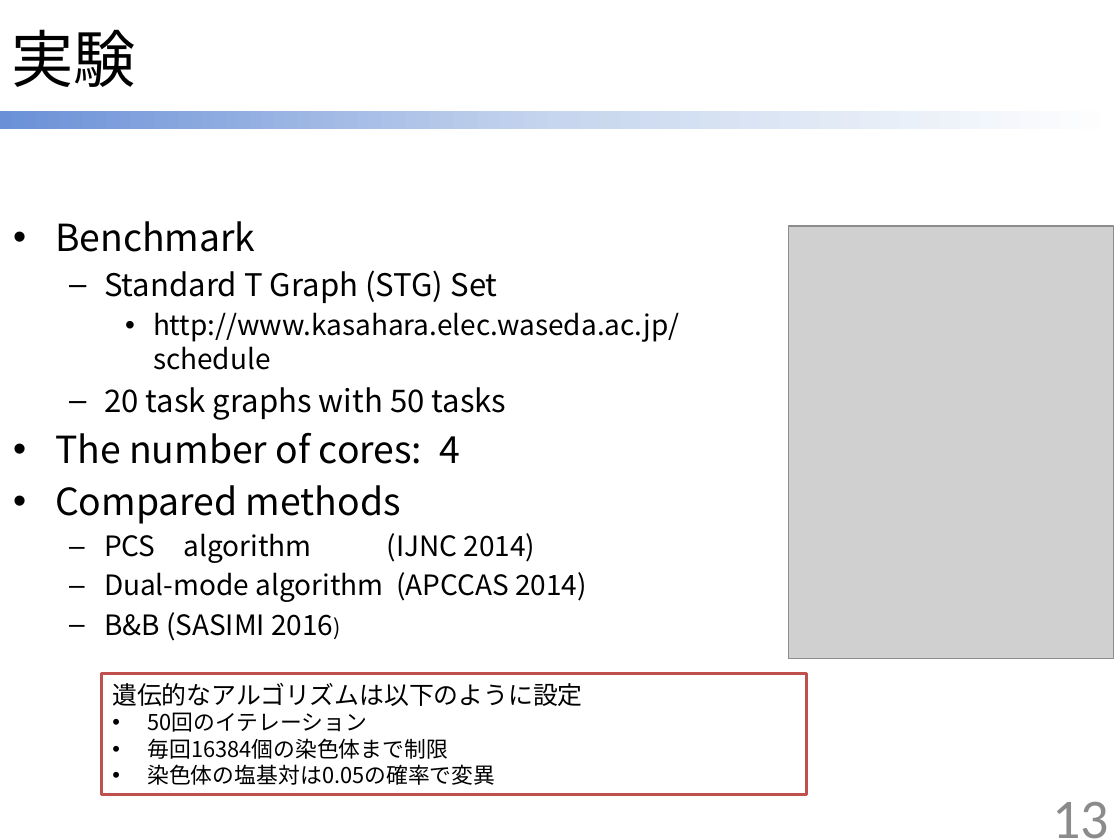
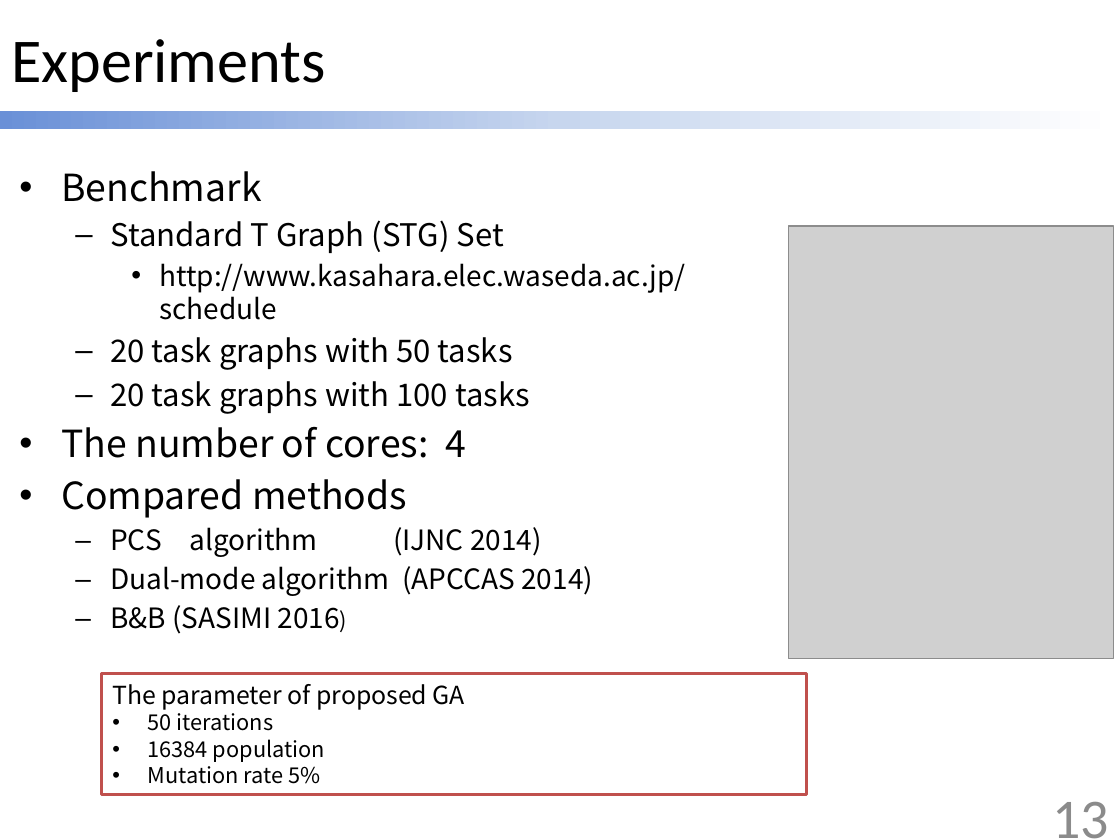
Before and after one commit to scomup/Genetic_Scheduler, a slide deck: slide 13 of ppt.pptx. Drawn at 1120x840 pixels with LibreOffice and Linux fonts; fonts in the diff are those of the drawing; grey boxes stand for pictures. Boxes give left, top, right and bottom in pixels: in the first picture for what was removed or moved away, otherwise in the second. Text is boxed around its words. In the diff, an @@ line names an element or a change of style, - is before the commit and + after.

```diff
--- a/ppt.pptx
+++ b/ppt.pptx
@@ title at box(11, 39, 325, 92): text changed; font Noto Sans CJK JP to Calibri @@
-実験
+Experiments
@@ text "Benchmark": place and size @@
-text "Benchmark" at box(55, 221, 679, 641)
+text "Benchmark" at box(61, 171, 685, 634)
@@ text at box(110, 381, 530, 414): paragraph added @@
+  – 20 task graphs with 100 tasks
@@ text in rectangle at box(112, 684, 465, 784): text changed @@
-遺伝的なアルゴリズムは以下のように設定
-• 50回のイテレーション
-• 毎回16384個の染色体まで制限
-• 染色体の塩基対は0.05の確率で変異
+The parameter of proposed GA
+• 50 iterations
+• 16384 population
+• Mutation rate 5%
```
Also in this commit, not shown: 6 other slides changed, 8 slides added, 6 slides removed.
